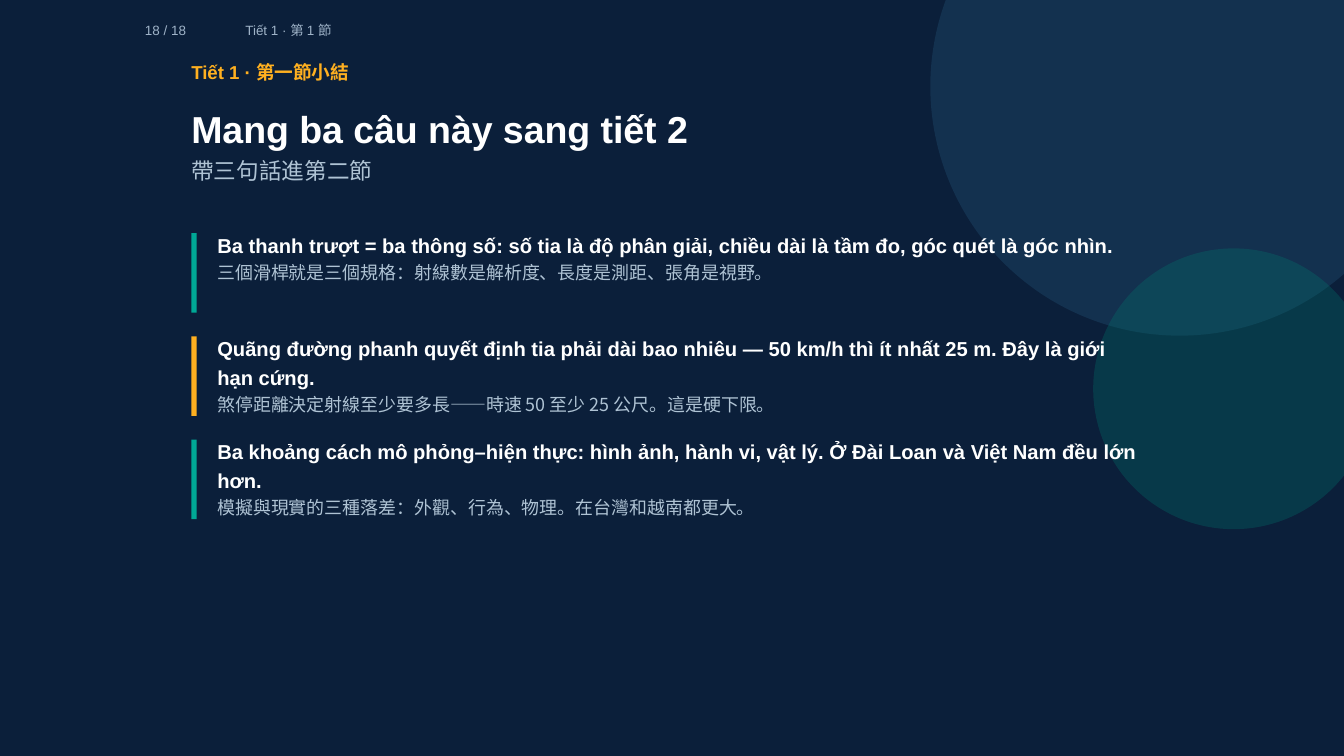
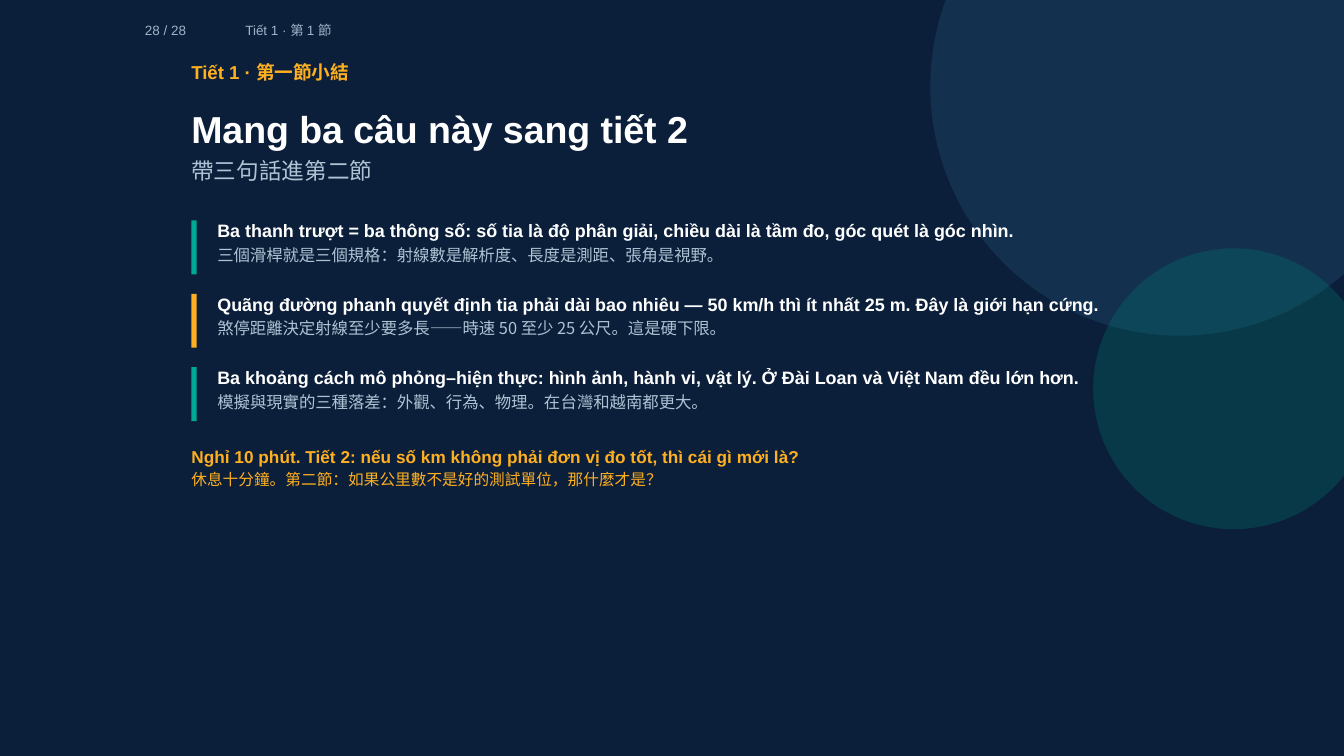
Before and after one commit to ch-neural/MITUST-Principles-of-Self-Driving-Cars, a slide deck: slide 28 of 第四週(10-01)/第四週_第1節_簡報.pptx (slide 18 before the commit). Drawn at 1344x756 pixels with LibreOffice and Linux fonts; fonts in the diff are those of the drawing. Boxes give left, top, right and bottom in pixels: in the first picture for what was removed or moved away, otherwise in the second. Text is boxed around its words. In the diff, an @@ line names an element or a change of style, - is before the commit and + after.

```diff
--- a/第四週(10-01)/第四週_第1節_簡報.pptx
+++ b/第四週(10-01)/第四週_第1節_簡報.pptx
@@ text at bbox=[145, 25, 186, 35]: text changed @@
-18 / 18
+28 / 28
@@ rectangle: place and size @@
-rectangle at bbox=[191, 234, 196, 313]
+rectangle at bbox=[191, 220, 196, 274]
@@ text "Ba thanh trượt = ba ...": place and size @@
-text "Ba thanh trượt = ba ..." at bbox=[217, 237, 1113, 281]
+text "Ba thanh trượt = ba ..." at bbox=[217, 224, 1014, 263]
@@ text "Ba thanh trượt = ba ..." at bbox=[217, 224, 1014, 263]: size 10.8 to 9.6 pt in "Ba thanh trượt = ba thông số: ..."; size 9.6 to 8.8 pt in "三個滑桿就是三個規格：射線數是解析度、長度是測距、張角是視野。" @@
@@ rectangle: place and size @@
-rectangle at bbox=[191, 336, 196, 415]
+rectangle at bbox=[191, 294, 196, 348]
@@ text "Quãng đường phanh quyết định ...": place and size @@
-text "Quãng đường phanh quyết định ..." at bbox=[217, 340, 1105, 413]
+text "Quãng đường phanh quyết định ..." at bbox=[217, 297, 1099, 336]
@@ text "Quãng đường phanh quyết định ..." at bbox=[217, 297, 1099, 336]: size 10.8 to 9.6 pt in "Quãng đường phanh quyết định tia phải ..."; size 9.6 to 8.8 pt in "煞停距離決定射線至少要多長——時速 50 至少 25 公尺。這是硬下限。" @@
@@ rectangle: place and size @@
-rectangle at bbox=[191, 439, 196, 519]
+rectangle at bbox=[191, 367, 196, 421]
@@ text "Ba khoảng cách mô phỏng–hiện ...": place and size @@
-text "Ba khoảng cách mô phỏng–hiện ..." at bbox=[217, 444, 1136, 516]
+text "Ba khoảng cách mô phỏng–hiện ..." at bbox=[217, 370, 1079, 410]
@@ text "Ba khoảng cách mô phỏng–hiện ..." at bbox=[217, 370, 1079, 410]: size 10.8 to 9.6 pt in "Ba khoảng cách mô phỏng–hiện thực: hình ..."; size 9.6 to 8.8 pt in "模擬與現實的三種落差：外觀、行為、物理。在台灣和越南都更大。" @@
@@ text added at bbox=[191, 449, 799, 487], 9.2 pt, text #FFB020, bold @@
+Nghỉ 10 phút. Tiết 2: nếu số km không phải đơn vị đo tốt, thì cái gì mới là?
+休息十分鐘。第二節：如果公里數不是好的測試單位，那什麼才是？
```
Also in this commit, not shown: 15 other slides changed, 12 slides added, 2 slides removed, 3 other files.
